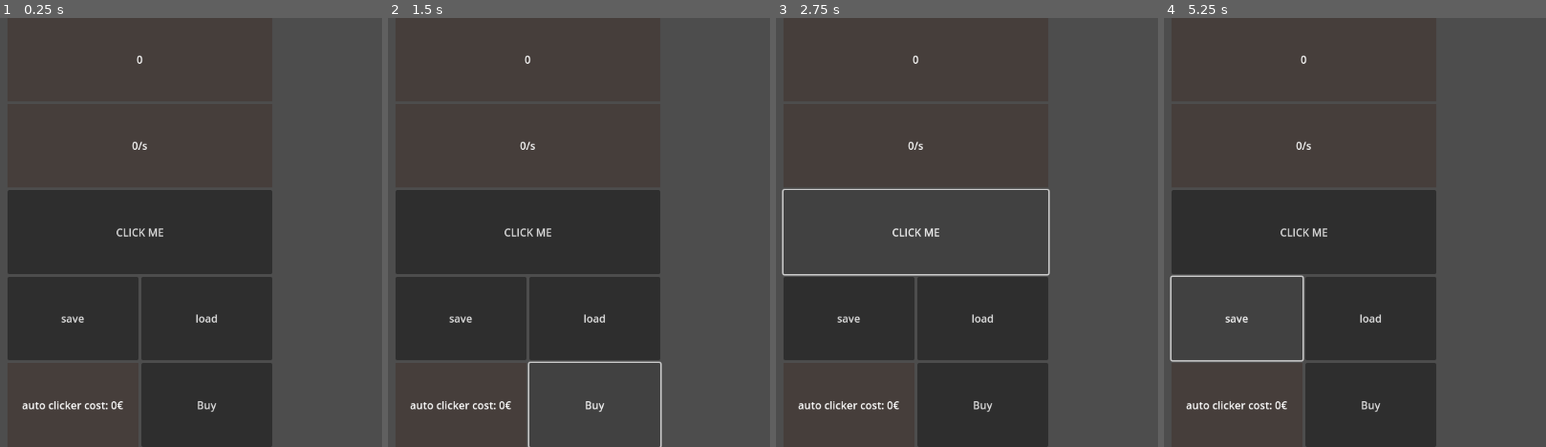
Above: before the commit, frames 1-4 (left to right).
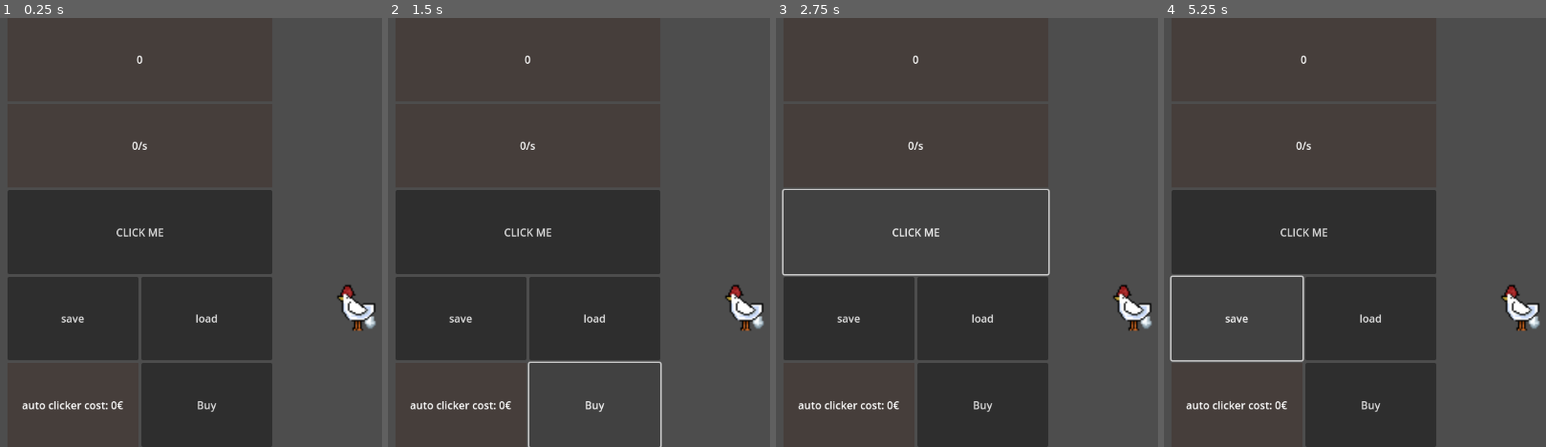
Above: after the commit, the same moments.

Repository: SamuelMTack/Push-Out-Games
Game: Godot game, scene res://main_ui.tscn
Two runs of this game, one before a commit and one after it. Both use one fixed random seed, a clock stepped at 60 frames per second and the inputs below. This scene is started directly instead of the project's main scene.
Inputs:
- Up to frame 1 (0.25 s): no input
- Up to frame 2 (1.5 s): click "CLICK ME" at 0.5 s; click "Buy" at 1.25 s
- Up to frame 3 (2.75 s): click "CLICK ME" at 2 s
- Up to frame 4 (5.25 s): click "Buy" at 2.75 s; click "CLICK ME" at 3.5 s; click "Buy" at 4.25 s; click "save" at 5 s

The runs differ from the first frame. In frame 1, 0.6% of the frame differs, in the area x 88-99%, y 62-74%; in frame 2, 0.6%; in frame 3, 0.6%; in frame 4, 0.6%.
Error after the commit: Parse Error: Expected indented block after function declaration. (res://button_click_me.gd:7)

Commit message:
added Sprites

Diff:
--- /dev/null
+++ b/claude-clicker-game/button_click_me.gd
@@ -0,0 +1,7 @@
+extends Button
+
+@onready var eggs: AnimatedSprite2D = $"../../Eggs"
+@onready var chicken: AnimatedSprite2D = $"../../Chicken"
+
+
+func _on_pressed() -> void:
--- a/claude-clicker-game/main_ui.tscn
+++ b/claude-clicker-game/main_ui.tscn
@@ -1,4 +1,94 @@
-[gd_scene format=3 uid="uid://bn7bcymv1b1dm"]
+[gd_scene load_steps=16 format=3 uid="uid://bn7bcymv1b1dm"]
+
+[ext_resource type="Script" uid="uid://b4s8j5r0tjtj4" path="res://button_click_me.gd" id="1_ktt6o"]
+[ext_resource type="Texture2D" uid="uid://dyaktjn5d1c7p" path="res://Sprites/Falling_Egg_Sprite.png" id="2_4uoxc"]
+[ext_resource type="Texture2D" uid="uid://cvqltc5pc1mn5" path="res://Sprites/Chicken_Sprite.png" id="3_llbac"]
+
+[sub_resource type="AtlasTexture" id="AtlasTexture_n1q3t"]
+atlas = ExtResource("2_4uoxc")
+region = Rect2(0, 0, 128, 128)
+
+[sub_resource type="AtlasTexture" id="AtlasTexture_il2or"]
+atlas = ExtResource("2_4uoxc")
+region = Rect2(128, 0, 128, 128)
+
+[sub_resource type="AtlasTexture" id="AtlasTexture_1v8me"]
+atlas = ExtResource("2_4uoxc")
+region = Rect2(256, 0, 128, 128)
+
+[sub_resource type="AtlasTexture" id="AtlasTexture_b7t0n"]
+atlas = ExtResource("2_4uoxc")
+region = Rect2(384, 0, 128, 128)
+
+[sub_resource type="AtlasTexture" id="AtlasTexture_im5q1"]
+atlas = ExtResource("2_4uoxc")
+region = Rect2(512, 0, 128, 128)
+
+[sub_resource type="AtlasTexture" id="AtlasTexture_8yam0"]
+atlas = ExtResource("2_4uoxc")
+region = Rect2(640, 0, 128, 128)
+
+[sub_resource type="AtlasTexture" id="AtlasTexture_81ket"]
+atlas = ExtResource("2_4uoxc")
+region = Rect2(768, 0, 128, 128)
+
+[sub_resource type="AtlasTexture" id="AtlasTexture_mcdcf"]
+atlas = ExtResource("2_4uoxc")
+region = Rect2(896, 0, 128, 128)
+
+[sub_resource type="SpriteFrames" id="SpriteFrames_sd2ej"]
+animations = [{
+"frames": [{
+"duration": 1.0,
+"texture": SubResource("AtlasTexture_n1q3t")
+}, {
+"duration": 1.0,
+"texture": SubResource("AtlasTexture_il2or")
+}, {
+"duration": 1.0,
+"texture": SubResource("AtlasTexture_1v8me")
+}, {
+"duration": 1.0,
+"texture": SubResource("AtlasTexture_b7t0n")
+}, {
+"duration": 1.0,
+"texture": SubResource("AtlasTexture_im5q1")
+}, {
+"duration": 1.0,
+"texture": SubResource("AtlasTexture_8yam0")
+}, {
+"duration": 1.0,
+"texture": SubResource("AtlasTexture_81ket")
+}, {
+"duration": 1.0,
+"texture": SubResource("AtlasTexture_mcdcf")
+}],
+"loop": true,
+"name": &"Eggs",
+"speed": 11.0
+}]
+
+[sub_resource type="AtlasTexture" id="AtlasTexture_dnsp1"]
+atlas = ExtResource("3_llbac")
+region = Rect2(0, 0, 128, 128)
+
+[sub_resource type="AtlasTexture" id="AtlasTexture_ilgax"]
+atlas = ExtResource("3_llbac")
+region = Rect2(128, 0, 128, 128)
+
+[sub_resource type="SpriteFrames" id="SpriteFrames_yubjs"]
+animations = [{
+"frames": [{
+"duration": 1.0,
+"texture": SubResource("AtlasTexture_dnsp1")
+}, {
+"duration": 1.0,
+"texture": SubResource("AtlasTexture_ilgax")
+}],
+"loop": true,
+"name": &"default",
+"speed": 7.0
+}]
 
 [node name="Main_UI" type="Control"]
 layout_mode = 3
@@ -73,6 +163,7 @@
 layout_mode = 2
 size_flags_vertical = 3
 text = "CLICK ME"
+script = ExtResource("1_ktt6o")
 
 [node name="HBoxContainer" type="HBoxContainer" parent="VBoxContainer"]
 layout_mode = 2
@@ -123,3 +214,18 @@
 size_flags_horizontal = 3
 size_flags_vertical = 3
 text = "Buy"
+
+[node name="Eggs" type="AnimatedSprite2D" parent="."]
+position = Vector2(922.56, 496.56)
+scale = Vector2(2.29, 2.29)
+sprite_frames = SubResource("SpriteFrames_sd2ej")
+animation = &"Eggs"
+frame_progress = 0.51007307
+
+[node name="Chicken" type="AnimatedSprite2D" parent="."]
+position = Vector2(913.00006, 472.00003)
+scale = Vector2(2.29, 2.29)
+sprite_frames = SubResource("SpriteFrames_yubjs")
+frame_progress = 0.4665684
+
+[connection signal="pressed" from="VBoxContainer/Button_ClickMe" to="VBoxContainer/Button_ClickMe" method="_on_pressed"]
Binary file added: claude-clicker-game/Sprites/Chicken_Sprite.png
Not shown, added: claude-clicker-game/Sprites/Chicken_Sprite.png.import
Binary file added: claude-clicker-game/Sprites/Falling_Egg_Sprite.png
Not shown, added: claude-clicker-game/Sprites/Falling_Egg_Sprite.png.import
Not shown, added: claude-clicker-game/button_click_me.gd.uid
